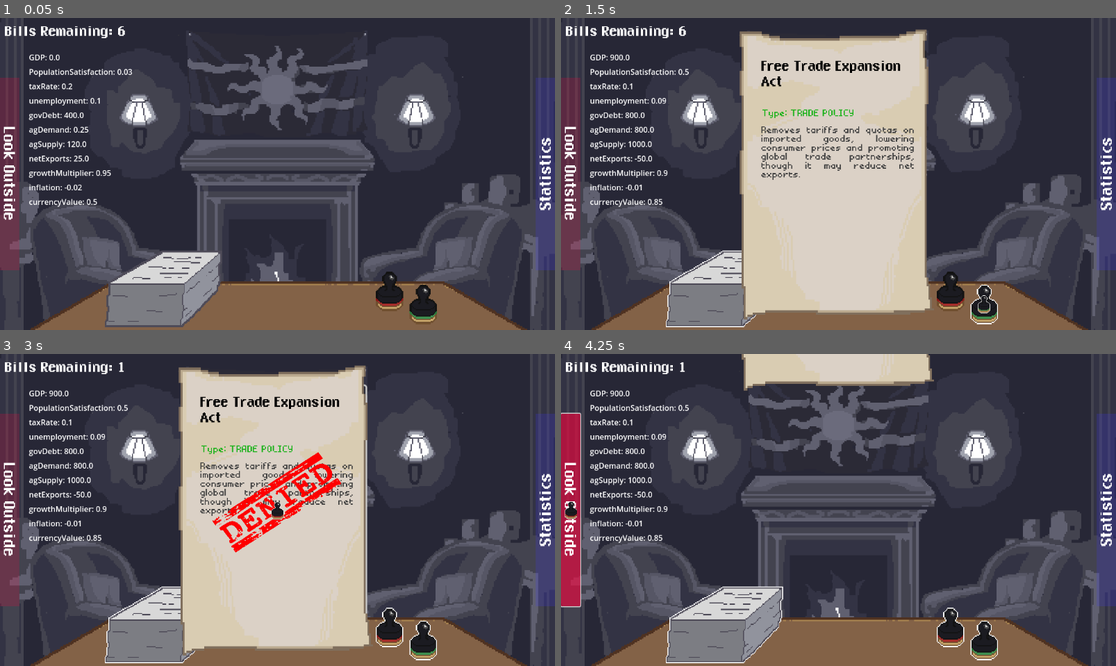
Above: before the commit, frames 1-4 (two rows, left to right).
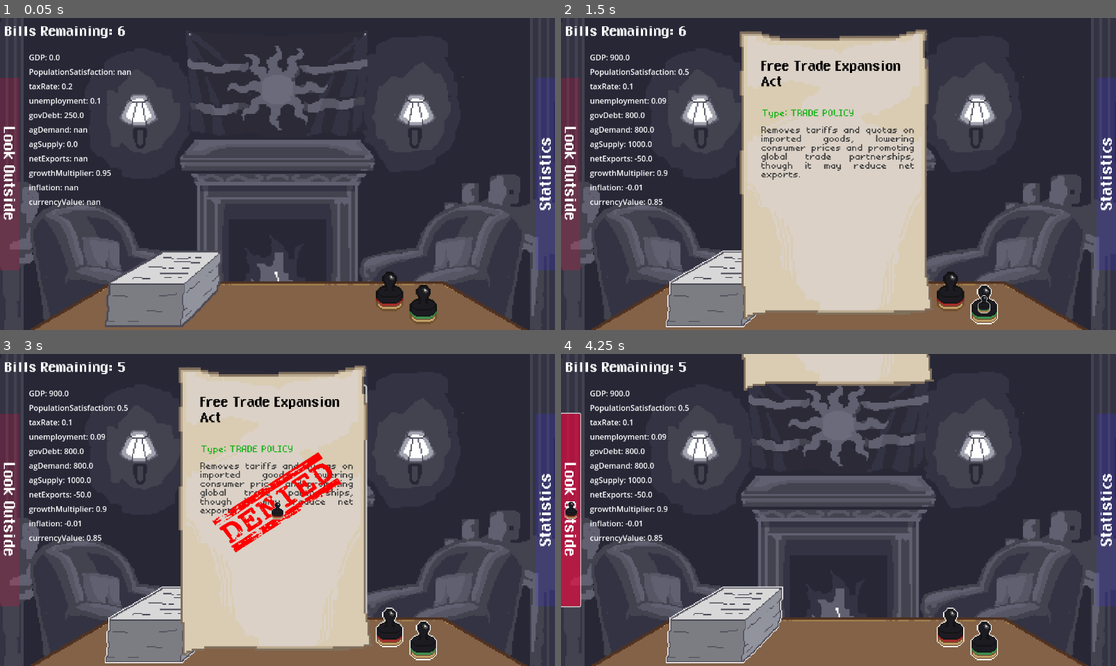
Above: after the commit, the same moments.

Repository: thefirstmine/policies-please
Game: Godot game, scene res://scenes/main_game.tscn
Two runs of this game, one before a commit and one after it. Both use one fixed random seed, a clock stepped at 60 frames per second and the inputs below.
Inputs (mouse positions are in pixels of both pictures, inside the frame that each line leads up to):
- Up to frame 1 (0.05 s): no input
- Up to frame 2 (1.5 s): click (727, 289) at 0.5 s; click (982, 301) at 1.25 s
- Up to frame 3 (3 s): click (388, 625) at 2 s; click "Free Trade Expansion Act" at 2.75 s
- Up to frame 4 (4.25 s): click "Look Outside" at 3.5 s

The runs differ from the first frame. In frame 1, 0.2% of the frame differs, in the area x 11-24%, y 16-60%; in frame 2, nothing differs; in frame 3, less than 0.1%; in frame 4, less than 0.1%.

Commit message:
Fixed Backend for Quarter Fiscal Year Results
It now reflects the change in the economy itself, rather than the data the combined policies would have changed before interdependent effects.

Diff:
--- a/scenes/year_results.gd
+++ b/scenes/year_results.gd
@@ -1,20 +1,34 @@
 extends Control
 var AggregateChanges: Dictionary
 var economicVariables = [
-	"main_econ_GDP",
-	"main_econ_PopulationSatisfaction",
-	"inflation_rate",
-	"growth_multiplier",
-	"tax_rate",
+	"GDP",
+	"PopulationSatisfaction",
+	"inflation",
+	"growthMultiplier",
+	"taxRate",
 	"unemployment",
-	"gov_debt",
-	"ag_demand",
-	"ag_supply",
-	"net_exports",
-	"currency_value"]
+	"govDebt",
+	"agDemand",
+	"agSupply",
+	"netExports",
+	"currencyValue"]
+var oldEconomyData
+var newEconomyData
+var ChangedEconomyData
 func _ready():
 	SignalBus.connect("fiscalYearEnd", _onYearEnd)
-
+	SignalBus.connect("deliverEconomyData", _requestedEconomyData)
+	SignalBus.economyUpdated.connect(_on_economy_update)
+func _requestedEconomyData(EconomyValues):
+	oldEconomyData = EconomyValues
+func _on_economy_update(EconomyValues):
+	newEconomyData = EconomyValues
+func get_economy_diff(old_data: Dictionary, new_data: Dictionary) -> Dictionary:
+	var diff := {}
+	for key in old_data.keys():
+		if new_data.has(key):
+			diff[key] = new_data[key] - old_data[key]
+	return diff
 func _onYearEnd(compiledBills):
 	await get_tree().create_timer(2).timeout
 	self.visible = true
@@ -28,14 +42,20 @@
 			else:
 				AggregateChanges[j] = compiledBills[i]["data"][j]
 	print(AggregateChanges)
+	SignalBus.emit_signal("requestEconomyData")
+	SignalBus.emit_signal("processPolicy", AggregateChanges)
+
+	ChangedEconomyData = get_economy_diff(oldEconomyData, newEconomyData)
+	print("Changed Economy Data:", ChangedEconomyData)
+	await get_tree().create_timer(.5).timeout
 	displayDataChanges()
 func displayDataChanges():
 	var animation_duration = 0.5  # seconds
 	var frames = int(animation_duration / get_process_delta_time())  # how many frames we have
 	for i in range($Stats.get_child_count()):
 		var var_name = economicVariables[i]
-		if AggregateChanges.has(var_name):
-			var target_value = AggregateChanges[var_name]
+		if ChangedEconomyData.has(var_name) and !(ChangedEconomyData[var_name] <= 0.01 and ChangedEconomyData[var_name] >= -0.01):
+			var target_value = ChangedEconomyData[var_name]
 			var current_value = 0.0
 			var use_percent = abs(target_value) < 1.0
 			var step = (target_value - current_value) / frames
--- a/scripts/GameControl.gd
+++ b/scripts/GameControl.gd
@@ -5,7 +5,7 @@
 var PassingPolicyAnimationExit: bool = false
 var PassingPolicyAnimationEnter: bool = false
 var current_policy: Dictionary
-const MAX_POLICIES_TO_REVIEW: int = 2
+const MAX_POLICIES_TO_REVIEW: int = 6
 var PoliciesReviewed = 0
 var isFinishingUpFiscalYear = false
 var CompiledPassedBills: Array
--- a/scripts/Policies.gd
+++ b/scripts/Policies.gd
@@ -3,14 +3,14 @@
 @onready var econ = get_parent()
 
 func passPolicy(policy_data: Dictionary):
-	var policy_stats:Dictionary = policy_data["data"]
+	var policy_stats:Dictionary = policy_data
 	for key in policy_stats.keys():
 		if econ.has_variable(key):
 			econ.set(key, econ.get(key) + policy_stats[key])
 		else:
 			push_warning("Policy key '" + str(key) + "' not found in econ.")
 	interdependentEffects()
-
+	get_parent().updateEconomy()
 func interdependentEffects():
 	# Calculate potential GDP from Aggregate Supply
 	var potential_gdp = econ.ag_supply
@@ -73,9 +73,10 @@
 	return policies[randomPolicyIndex]
 
 func _ready():
+	SignalBus.connect("requestEconomyData", deliverEconomicData)
 	SignalBus.connect("newPolicy", newPolicy)
 	SignalBus.connect("policyPassed", _on_PolicyPassed)
-
+	SignalBus.connect("processPolicy", passPolicy)
 	policies.resize(10)
 	policies[0] = {
 		"name": "Emergency Infrastructure & Stimulus Act (EISA)",
@@ -202,7 +203,19 @@
 	var policy = getRandomPolicy()
 	SignalBus.emit_signal("displayPolicy", policy)
 	SignalBus.emit_signal('broadcastCurrentPolicy', policy)
-
+func deliverEconomicData():
+	SignalBus.deliverEconomyData.emit(
+		{	"GDP": econ.main_econ_GDP,
+			"PopulationSatisfaction": econ.main_econ_PopulationSatisfaction,
+			"taxRate": econ.tax_rate,
+			"unemployment": econ.unemployment,
+			"govDebt": econ.gov_debt,
+			"agDemand": econ.ag_demand,
+			"agSupply": econ.ag_supply,
+			"netExports": econ.net_exports,
+			"growthMultiplier": econ.growth_multiplier,
+			"inflation": econ.inflation_rate,
+			"currencyValue": econ.currency_value})
 func _on_PolicyPassed(policy):
 		print("Passed Policy")
 		print(policy)
--- a/scripts/signalBus.gd
+++ b/scripts/signalBus.gd
@@ -11,6 +11,9 @@
 signal policyPassed()
 signal broadcastCurrentPolicy()
 signal fiscalYearEnd(compiledBills)
+signal processPolicy(PolicyData)
+signal requestEconomyData()
+signal deliverEconomyData(Data)
 #func _ready():
 	#print("Game running")
 	#
